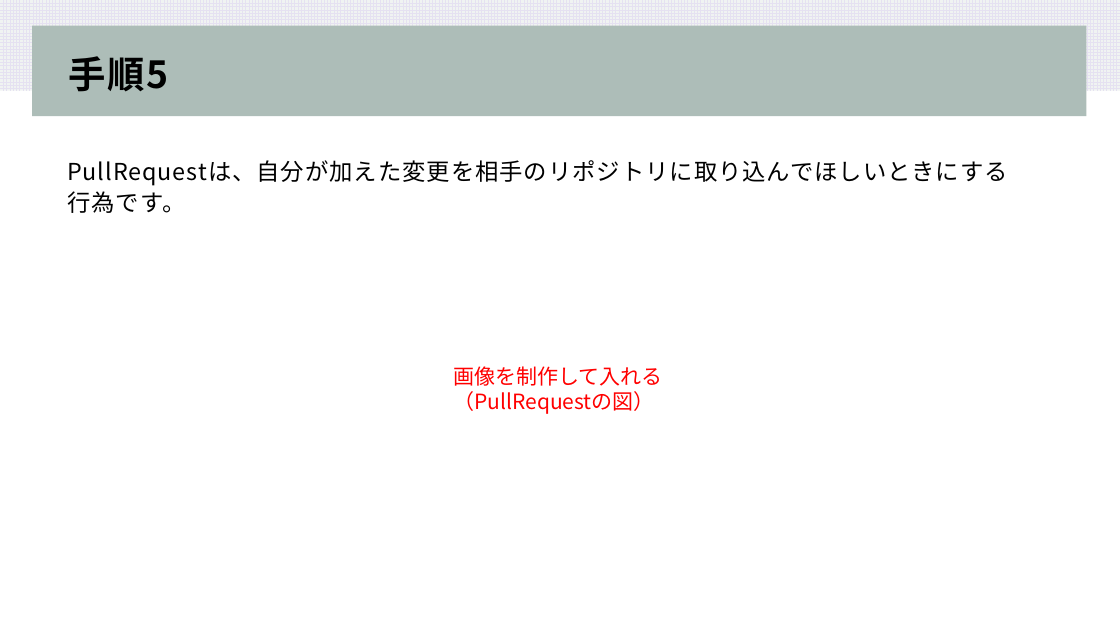
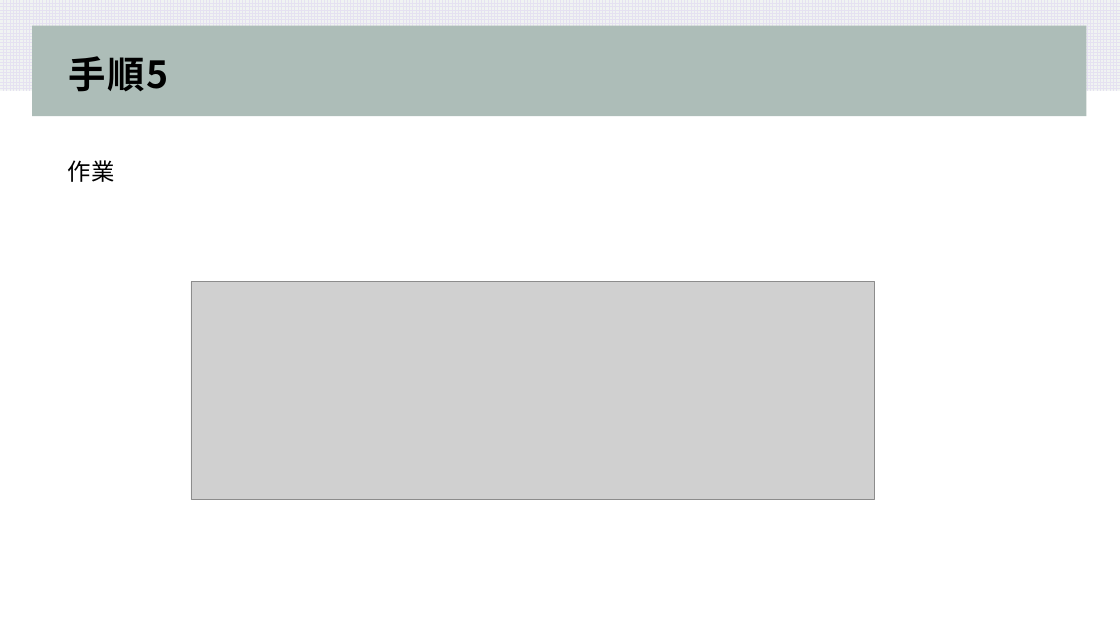
Before and after one commit to koki-sys/syuboard, a slide deck: slide 14 of document/PullRequest.pptx. Drawn at 1120x630 pixels with LibreOffice and Linux fonts; fonts in the diff are those of the drawing; grey boxes stand for pictures. Boxes give left, top, right and bottom in pixels: in the first picture for what was removed or moved away, otherwise in the second. Text is boxed around its words. In the diff, an @@ line names an element or a change of style, - is before the commit and + after.

```diff
--- a/document/PullRequest.pptx
+++ b/document/PullRequest.pptx
@@ text at [67,160,115,182]: text changed @@
-PullRequestは、自分が加えた変更を相手のリポジトリに取り込んでほしいときにする
-行為です。
+作業
@@ picture added at [191,282,874,500] @@
@@ text removed at [453,366,662,414] @@
-画像を制作して入れる
-（PullRequestの図）
```
Also in this commit, not shown: 1 other file.
